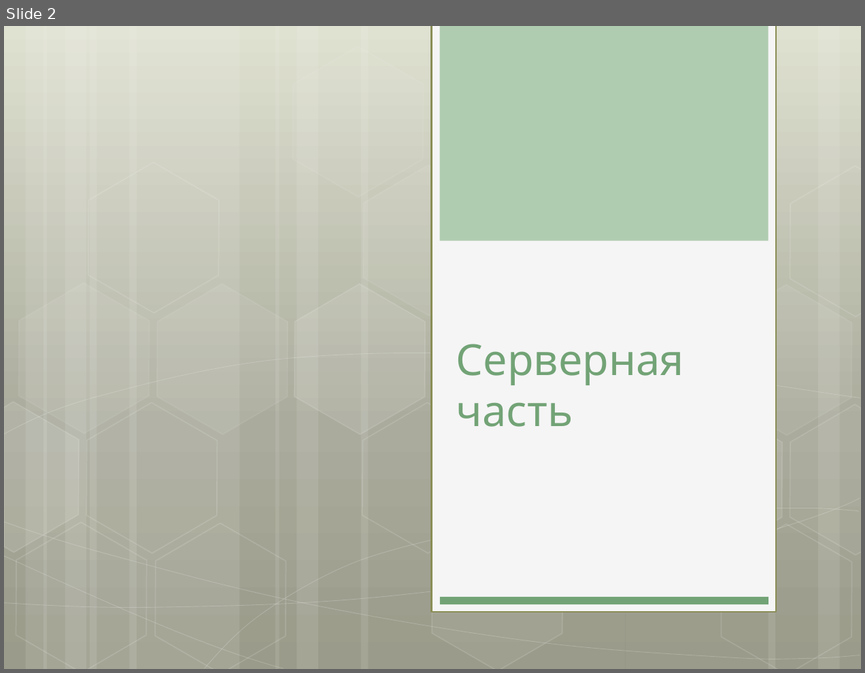
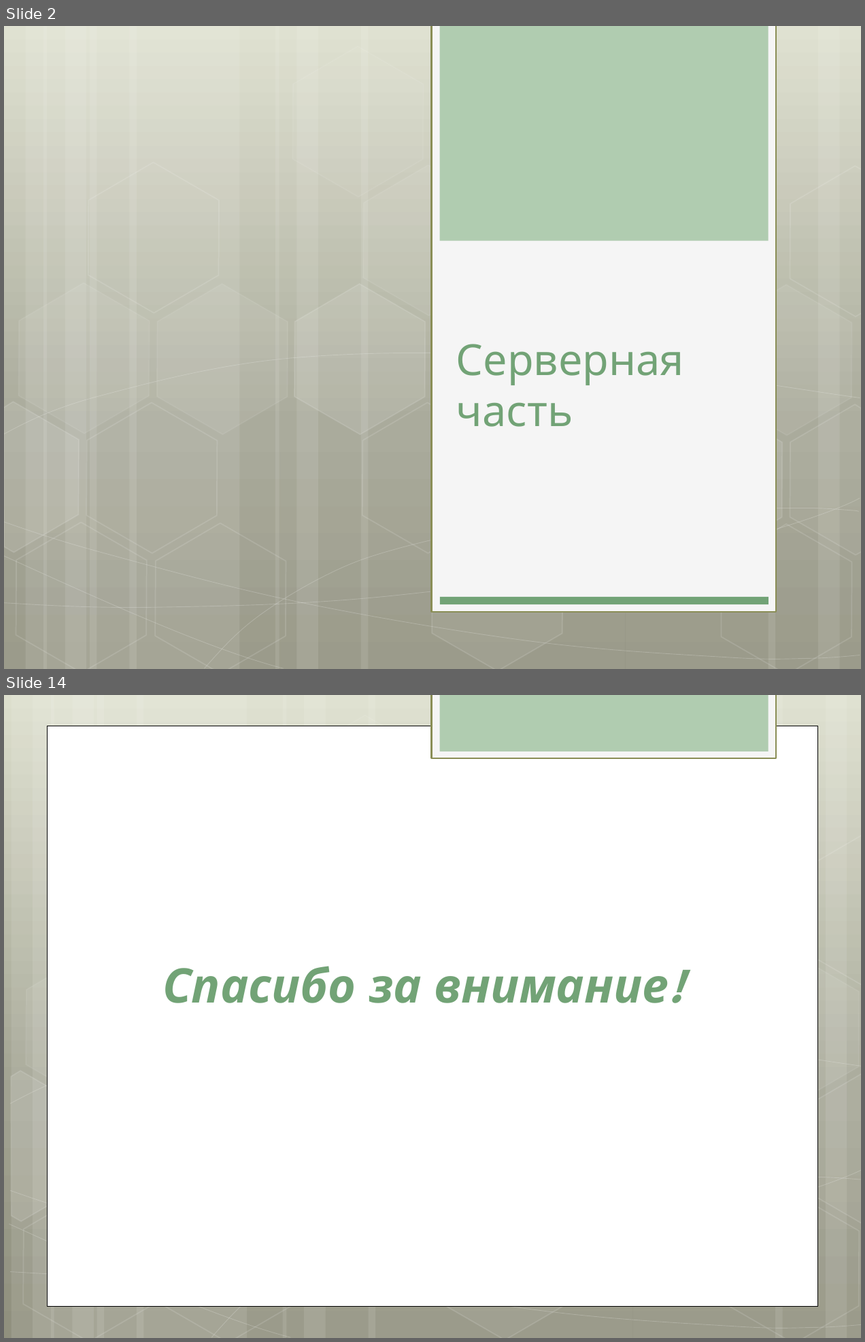
Before and after one commit to julypand/-, a slide deck: presentation.pptx. Shown one above the other, each under a label of ours: slide 2 before the commit, slides 2 and 14 after it; the slides between them are not shown. The pictures are 865x673 and 865x1342 pixels, drawn with LibreOffice and Linux fonts; fonts in the diff are those of the drawing. Boxes give left, top, right and bottom in pixels: in the first picture for what was removed or moved away, otherwise in the second. Text is boxed around its words. In the diff, an @@ line names an element or a change of style, - is before the commit and + after.

```diff
--- a/presentation.pptx
+++ b/presentation.pptx
@@ slide 14 added at (4, 695, 861, 1338), background gradient #DDDFCC to #A2A391 to #8F917E @@
@@ rectangle added at (432, 695, 776, 758), fill #F5F5F5, outline #8A8E56 1.25 pt @@
@@ rectangle added at (439, 695, 768, 751), fill #B0CCB0 @@
@@ rectangle added at (47, 726, 818, 1305), fill #FFFFFF, outline #000000 0.5 pt @@
@@ group added at (4, 695, 861, 1338): 12 rectangles, 8 freeform shapes, 8 hexagons @@
@@ title added at (162, 966, 669, 1003), 40 pt, text #72A376, bold, italic @@
+Спасибо за внимание!
```
Also in this commit, not shown: 5 slides changed, 5 other slides added.
